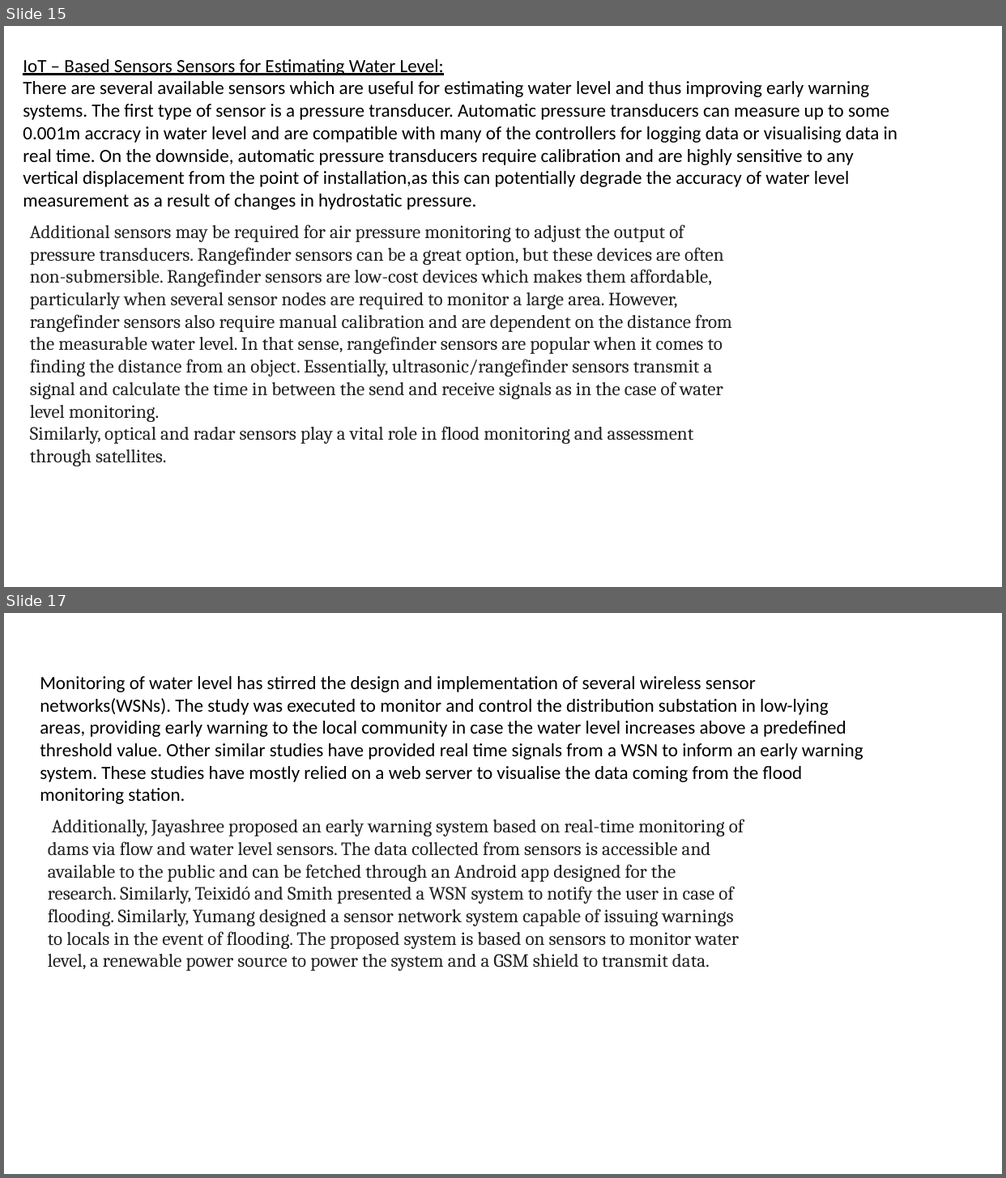
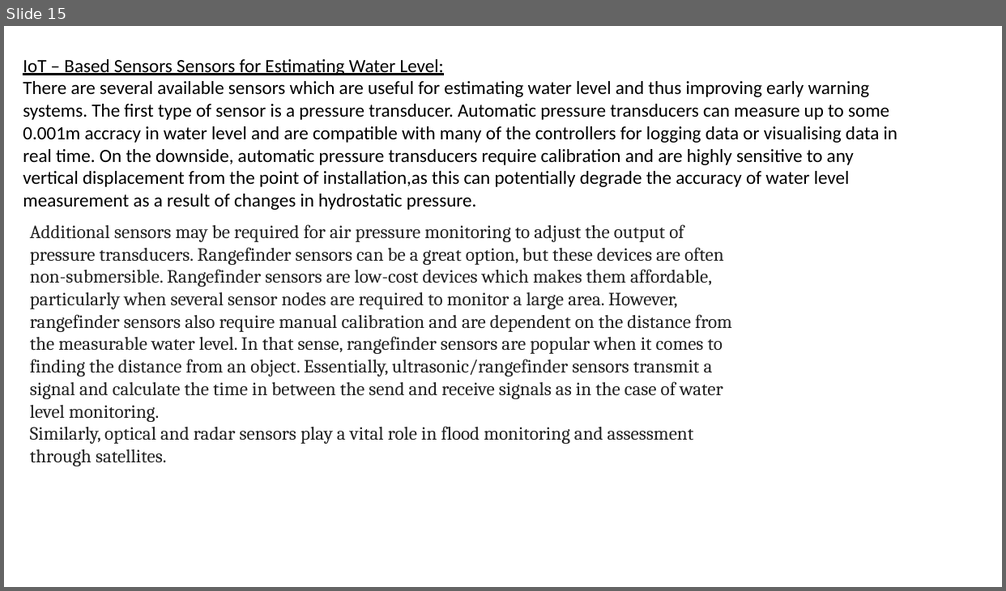
Before and after one commit to SamrithaSamritha/Flood-monitoring-and-early-warning-system, a slide deck: Phase 3_ Flood monitoring and early warning system.pptx. Shown one above the other, each under a label of ours: slides 15 and 17 before the commit, slide 15 after it; the slides between them are not shown. The pictures are 1006x1178 and 1006x591 pixels, drawn with LibreOffice and Linux fonts; fonts in the diff are those of the drawing. Boxes give left, top, right and bottom in pixels: in the first picture for what was removed or moved away, otherwise in the second. Text is boxed around its words. In the diff, an @@ line names an element or a change of style, - is before the commit and + after.

```diff
--- a/Phase 3_ Flood monitoring and early warning system.pptx
+++ b/Phase 3_ Flood monitoring and early warning system.pptx
@@ slide 17 removed at <box>4,613,1002,1174</box>, background #FFFFFF @@
@@ text removed at <box>40,676,863,804</box> @@
-Monitoring of water level has stirred the design and implementation of several wireless sensor networks(WSNs). The study was executed to monitor and control the distribution substation in low-lying areas, providing early warning to the local community in case the water level increases above a predefined threshold value. Other similar studies have provided real time signals from a WSN to inform an early warning system. These studies have mostly relied on a web server to visualise the data coming from the flood monitoring station.
@@ text removed at <box>48,819,744,971</box> @@
-Additionally, Jayashree proposed an early warning system based on real-time monitoring of dams via flow and water level sensors. The data collected from sensors is accessible and available to the public and can be fetched through an Android app designed for the research. Similarly, Teixidó and Smith presented a WSN system to notify the user in case of flooding. Similarly, Yumang designed a sensor network system capable of issuing warnings to locals in the event of flooding. The proposed system is based on sensors to monitor water level, a renewable power source to power the system and a GSM shield to transmit data.
```
Also in this commit, not shown: 1 slide added, 1 other slide removed.
